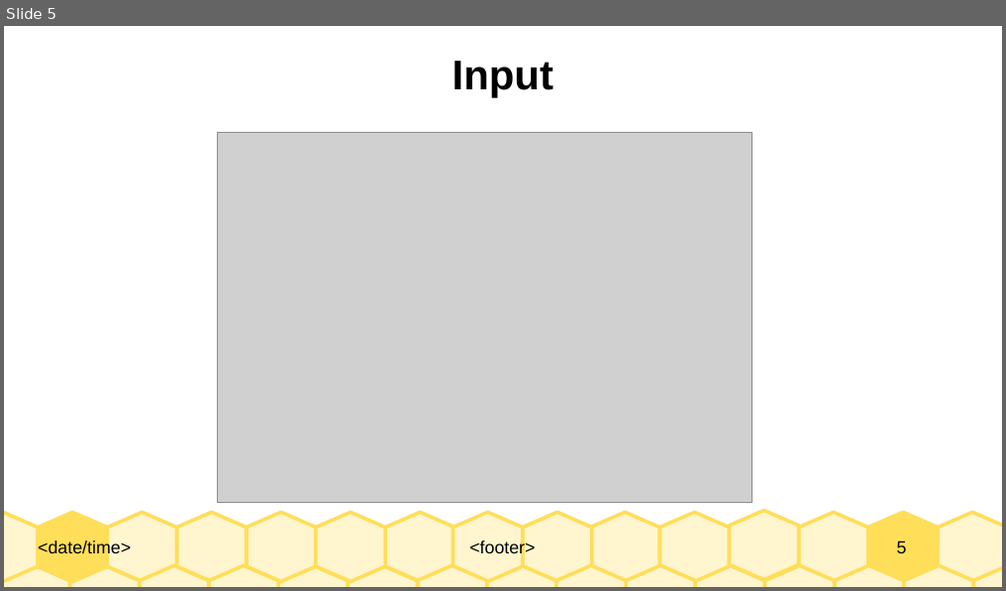
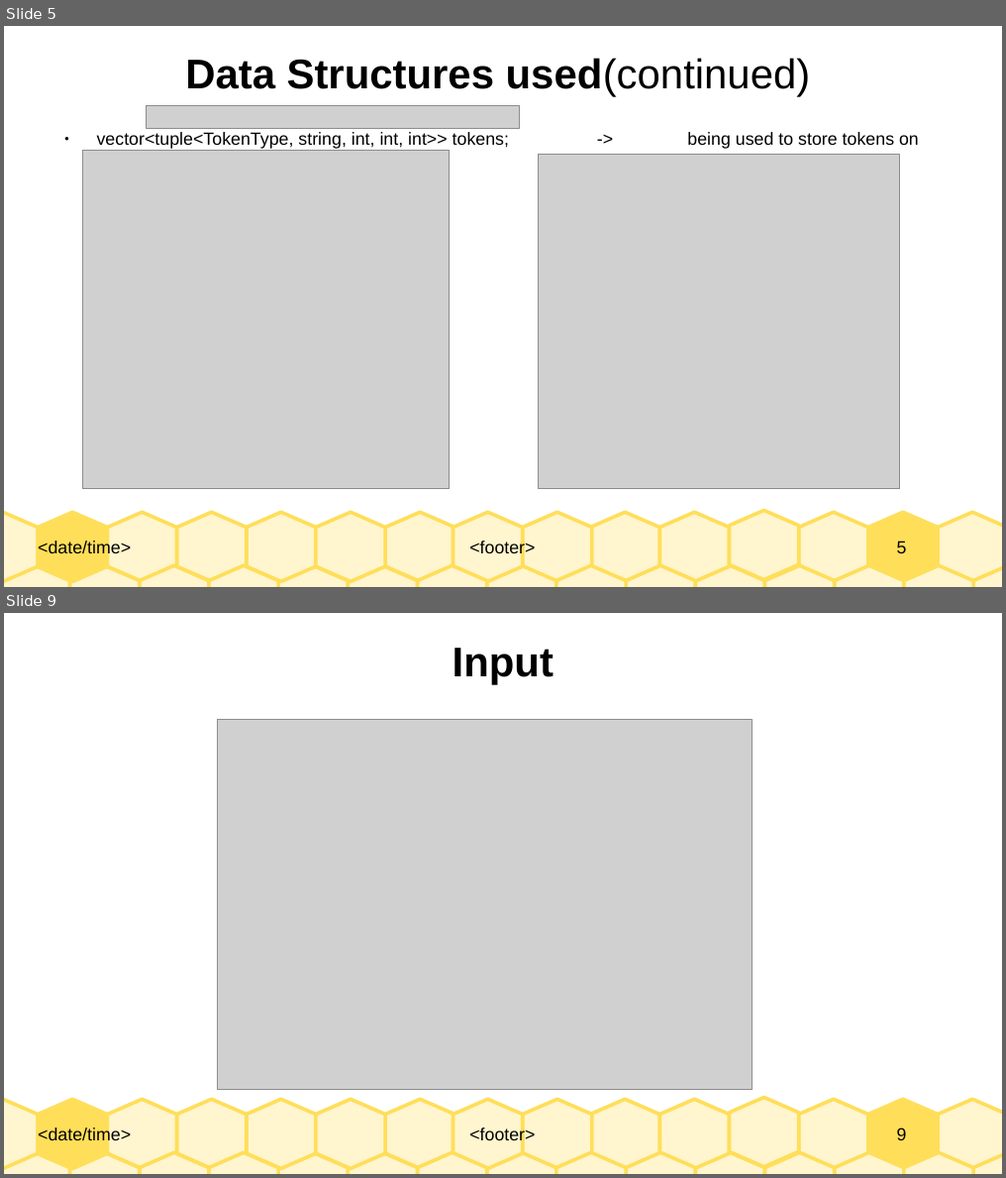
Before and after one commit to Jeetesh1512/compiler-design-project, a slide deck: Compiler Design Project PPT.odp. Shown one above the other, each under a label of ours: slide 5 before the commit, slides 5 and 9 after it; the slides between them are not shown. The pictures are 1006x591 and 1006x1178 pixels, drawn with LibreOffice and Linux fonts; fonts in the diff are those of the drawing; grey boxes stand for pictures. Boxes give left, top, right and bottom in pixels: in the first picture for what was removed or moved away, otherwise in the second. Text is boxed around its words. In the diff, an @@ line names an element or a change of style, - is before the commit and + after.

```diff
--- a/Compiler Design Project PPT.odp
+++ b/Compiler Design Project PPT.odp
@@ slide 5 added at (4, 26, 1002, 587), background #FFFFFF; not listed: 33 template elements that a slide beside it also shows @@
@@ title added at (185, 58, 811, 96), 33 pt, text #000000, bold @@
+Data Structures used(continued)
@@ picture added at (147, 105, 519, 128) @@
@@ text added at (97, 132, 919, 149), 14 pt, text #000000 @@
+● vector<tuple<TokenType, string, int, int, int>> tokens; -> being used to store tokens on lexical analysis
@@ picture added at (83, 151, 450, 489) @@
@@ picture added at (540, 155, 901, 489) @@
@@ what was slide 5 is now slide 9 @@
@@ page number at (897, 1128, 907, 1141): text changed @@
-5
+9
```
Also in this commit, not shown: 3 other slides added, 1 other file.
